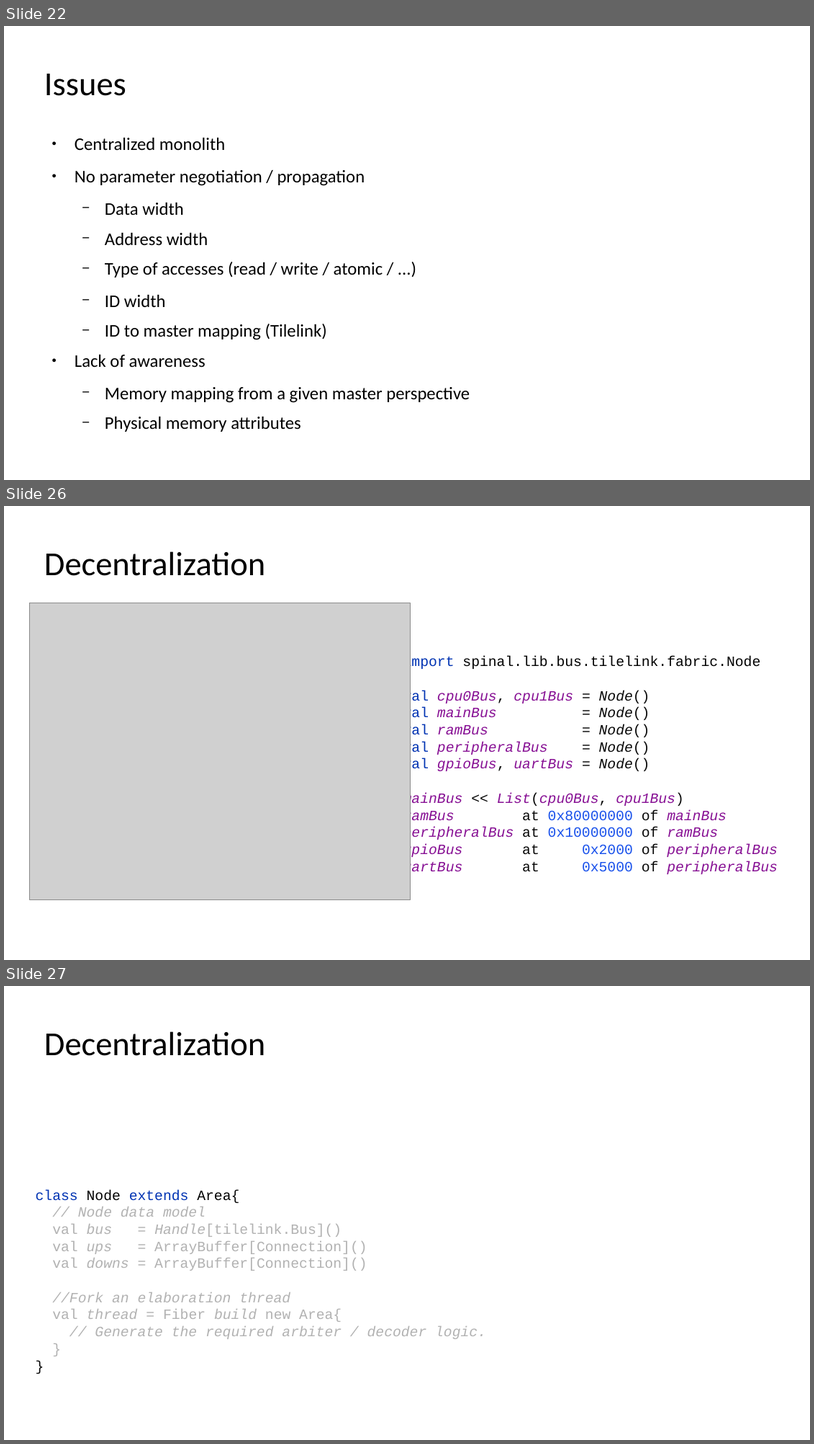
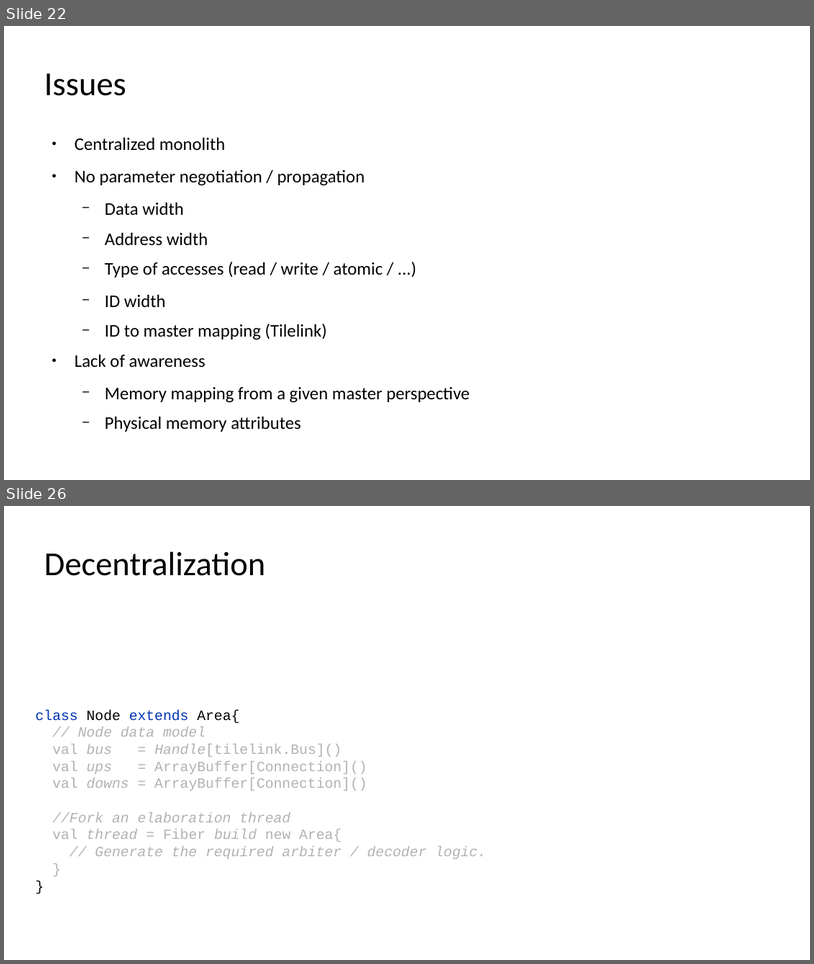
Before and after one commit to SpinalHDL/SpinalDoc, a slide deck: presentation/en/fsic_100723/fsic_100723.odp. Shown one above the other, each under a label of ours: slides 22, 26 and 27 before the commit, slides 22 and 26 after it; the slides between them are not shown. The pictures are 814x1444 and 814x964 pixels, drawn with LibreOffice and Linux fonts; fonts in the diff are those of the drawing; grey boxes stand for pictures. Boxes give left, top, right and bottom in pixels: in the first picture for what was removed or moved away, otherwise in the second. Text is boxed around its words. In the diff, an @@ line names an element or a change of style, - is before the commit and + after.

```diff
--- a/presentation/en/fsic_100723/fsic_100723.odp
+++ b/presentation/en/fsic_100723/fsic_100723.odp
@@ slide 26 removed at [4, 506, 810, 960], background #FFFFFF @@
@@ title removed at [44, 551, 265, 576] @@
-Decentralization
@@ picture removed at [29, 603, 410, 899] @@
@@ text removed at [404, 656, 778, 875] @@
-import spinal.lib.bus.tilelink.fabric.Node
-val cpu0Bus, cpu1Bus = Node()
-val mainBus = Node()
-val ramBus = Node()
-val peripheralBus = Node()
-val gpioBus, uartBus = Node()
-mainBus << List(cpu0Bus, cpu1Bus)
-ramBus at 0x80000000 of mainBus
-peripheralBus at 0x10000000 of ramBus
-gpioBus at 0x2000 of peripheralBus
-uartBus at 0x5000 of peripheralBus
@@ what was slide 27 is now slide 26 @@
```
Also in this commit, not shown: 10 slides changed, 1 other file.
